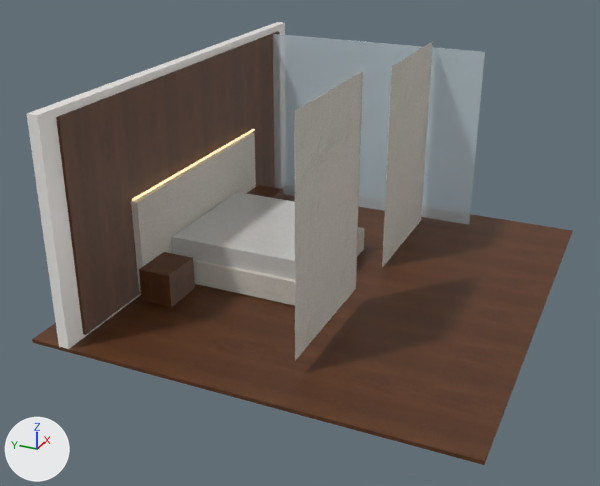
One commit to the glTF model public/assets/3d-templates/models/living-suite-master.glb: the scene before it, then after it.
The view is the same before and after, from a 50 mm lens placed at (-10.15, -3.97, 5.52), pointed at (-0.57, 0.34, 0.74). Lighting does not change. The marker at lower left points along +X, +Y and +Z. The older version comes first. Where no turn or scale is listed for an object, it has been applied to the vertices. Vertices at exactly the same position are counted once.

Names of what the first picture shows: 'node_ceramica_acetinada', 'node_fita_led_2700k', 'node_madeira_deck_natural', 'node_pedra_bancada_clearcoat', 'node_tecido_juta_linho', 'node_vidro_pele_de_vidro'.
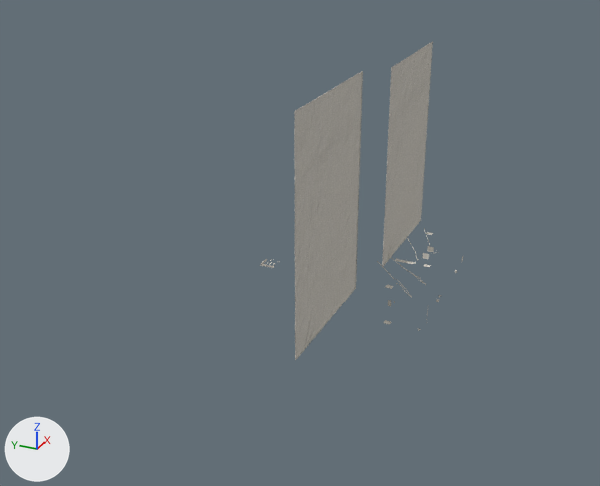
What changed in the scene script:
```text
Change me_mesh_tecido_juta_linho:
    used by ob_node_tecido_juta_linho; location = (0.0, 0.9, 1.61)
    remove me_mesh_tecido_juta_linho.from_pydata(...)  # 871 vertices, 1610 faces; spans x -2.57..2.57, y -1.41..1.41, z -1.6..1.6
    add me_mesh_tecido_juta_linho.from_pydata(...)  # 9801 vertices, 16307 faces; spans x -2.57..2.57, y -1.42..1.42, z -1.61..1.61
    me_mesh_tecido_juta_linho part 1: 871 vertices removed from x -2.57..2.57, y -1.41..1.41, z -1.6..1.6; 9793 vertices added at x -2.57..2.57, y -1.42..1.42, z -1.61..1.61
    other edits to the shape of me_mesh_tecido_juta_linho do not show in these pictures
Remove ob_node_madeira_deck_natural:
    ob_node_madeira_deck_natural = bpy.data.objects.new('node_madeira_deck_natural', me_mesh_madeira_deck_natural)
    ob_node_madeira_deck_natural.location = (0.0, 0.0, 1.43)
Remove ob_node_ceramica_acetinada:
    ob_node_ceramica_acetinada = bpy.data.objects.new('node_ceramica_acetinada', me_mesh_ceramica_acetinada)
    ob_node_ceramica_acetinada.location = (0.0, 2.4, 1.5)
Change ob_node_tecido_juta_linho:
    ob_node_tecido_juta_linho.location: (0.0, 0.9, 1.61) -> (0.0, -0.2, 1.61)
Remove ob_node_fita_led_2700k:
    ob_node_fita_led_2700k = bpy.data.objects.new('node_fita_led_2700k', me_mesh_fita_led_2700k)
    ob_node_fita_led_2700k.location = (0.0, 2.22, 1.49)
Remove ob_node_pedra_bancada_clearcoat:
    ob_node_pedra_bancada_clearcoat = bpy.data.objects.new('node_pedra_bancada_clearcoat', me_mesh_pedra_bancada_clearcoat)
    ob_node_pedra_bancada_clearcoat.location = (0.0, 1.12, 0.52)
Remove ob_node_vidro_pele_de_vidro:
    ob_node_vidro_pele_de_vidro = bpy.data.objects.new('node_vidro_pele_de_vidro', me_mesh_vidro_pele_de_vidro)
    ob_node_vidro_pele_de_vidro.location = (2.65, 0.5, 1.48)
```

Boxes (x1, y1, x2, y2) around the edits, measured in the pictures (600 x 486 px):
'node_madeira_deck_natural', deleted (brown): before (32, 31, 573, 465)
'node_tecido_juta_linho', reshaped, moved (33% narrower): before (131, 41, 433, 360); after (260, 41, 463, 360)
'node_vidro_pele_de_vidro', deleted: before (273, 34, 485, 224)
'node_ceramica_acetinada', deleted: before (27, 22, 285, 349)
'node_pedra_bancada_clearcoat', deleted: before (172, 192, 295, 279)
'node_fita_led_2700k', deleted: before (132, 129, 255, 201)
